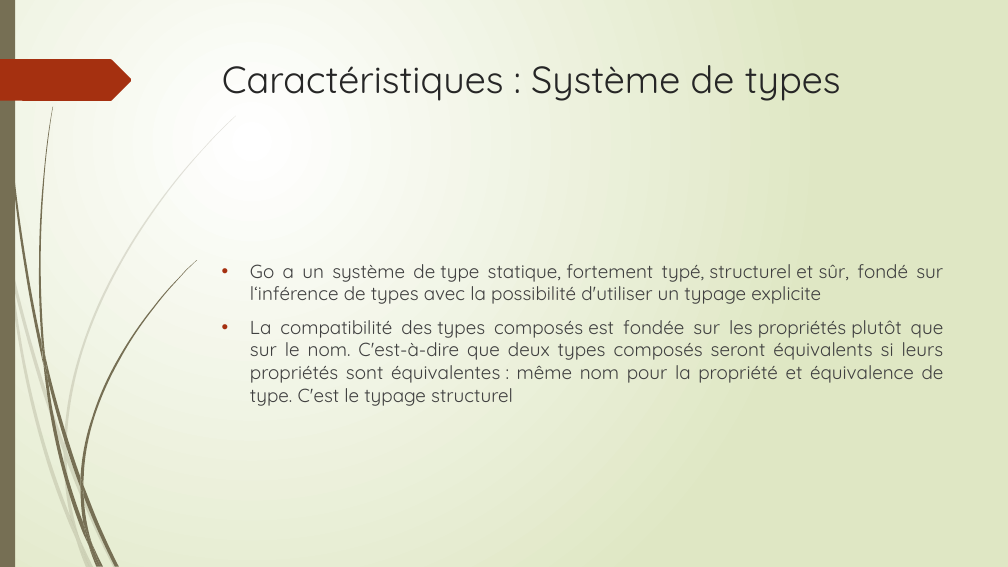
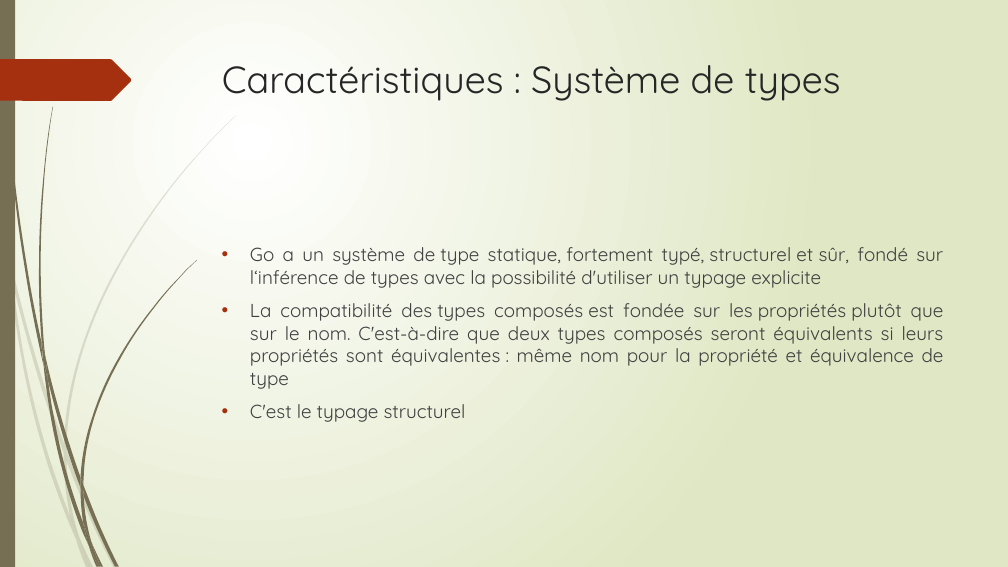
Before and after one commit to thierrydecker/learning-go, a slide deck: slide 12 of documentations/learning-go.pptx. Drawn at 1008x567 pixels with LibreOffice and Linux fonts; fonts in the diff are those of the drawing. Boxes give left, top, right and bottom in pixels: in the first picture for what was removed or moved away, otherwise in the second. Text is boxed around its words. In the diff, an @@ line names an element or a change of style, - is before the commit and + after.

```diff
--- a/documentations/learning-go.pptx
+++ b/documentations/learning-go.pptx
@@ text at box(250, 303, 944, 422): text changed @@
-• La compatibilité des types composés est fondée sur les propriétés plutôt que sur le nom. C'est-à-dire que deux types composés seront équivalents si leurs propriétés sont équivalentes : même nom pour la propriété et équivalence de type. C'est le typage structurel
+• La compatibilité des types composés est fondée sur les propriétés plutôt que sur le nom. C'est-à-dire que deux types composés seront équivalents si leurs propriétés sont équivalentes : même nom pour la propriété et équivalence de type
+• C'est le typage structurel
```
Also in this commit, not shown: 1 other slide changed, 6 slides added, 1 slide removed, 1 other file.
